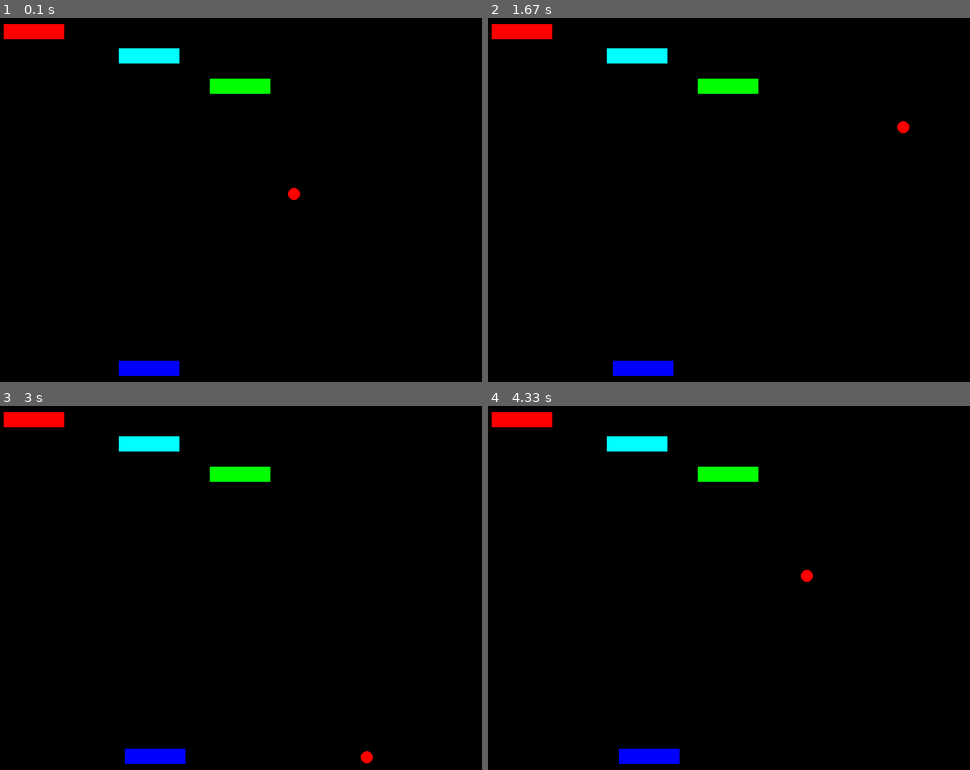
Above: before the commit, frames 1-4 (two rows, left to right).
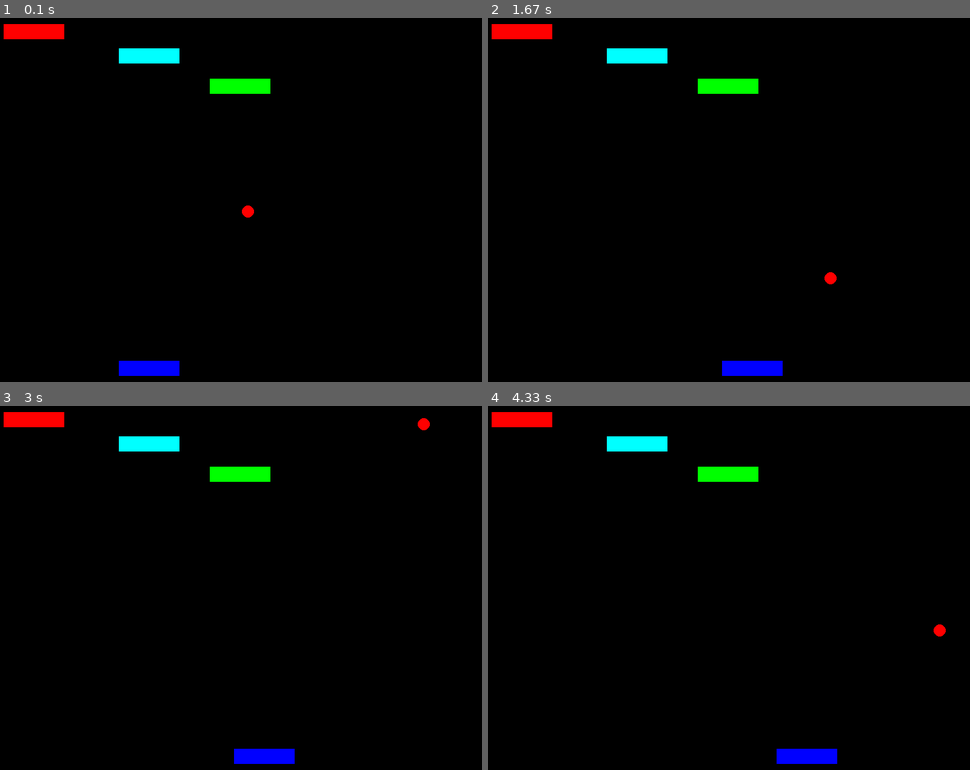
Above: after the commit, the same moments.

Repository: rayank77b/games
Game: pygame game, started from breakout/breakout.py
Two runs of this game, one before a commit and one after it. Both use one fixed random seed, a clock stepped at 60 frames per second and the inputs below.
Inputs:
- Up to frame 1 (0.1 s): no input
- Up to frame 2 (1.67 s): hold Right 0.33-0.8 s; hold Right 0.83-1.3 s; hold Left from 1.33 s (still down)
- Up to frame 3 (3 s): release Left at 1.87 s; hold Left 1.9-2.3 s; hold Right 2.33-2.97 s
- Up to frame 4 (4.33 s): hold Left 3-3.47 s; hold Right 3.5-3.97 s; hold Right from 4 s (still down)

The runs differ from the first frame. In frame 1, 0.1% of the frame differs, in the area x 50-63%, y 46-55%; in frame 2, 1.2%, in the area x 25-88%, y 28-99%; in frame 3, 1.2%; in frame 4, 1.2%.

Commit message:
moved moving in class

Diff:
--- a/breakout/breakout.py
+++ b/breakout/breakout.py
@@ -10,6 +10,7 @@
 BRICK_W = 100   # width
 BRICK_H = 25    # height
 BALL_R = 10     # radius
+X_POS = 200     # start position of player
 
 # Define colors
 WHITE =  (255, 255, 255)
@@ -27,12 +28,33 @@
         self.rect = self.surf.get_rect()
 
 class Ball(pygame.sprite.Sprite):
-    def __init__(self):
+    def __init__(self, vx, vy):
         super(Ball, self).__init__()
-        self.surf = pygame.Surface((BALL_R*2, BALL_R*2))
+        self.r = BALL_R
+        self.x = WIDTH/2
+        self.y = HEIGHT/2
+        self.vx = vx
+        self.vy = vy
+        self.pos = (self.x, self.y)
+        self.dt = clock.tick(FPS)
+        self.surf = pygame.Surface((self.r*2, self.r*2))
         self.surf.fill(BLACK)
-        pygame.draw.circle(self.surf, RED, (BALL_R, BALL_R), BALL_R)
+        pygame.draw.circle(self.surf, RED, (self.r, self.r), self.r)
         self.rect = self.surf.get_rect()
+
+    def hit(self):
+        if (self.x >= WIDTH-self.r*2) or (self.x <= 0):
+            self.vx *= -1
+        if (self.y >= HEIGHT-self.r*2) or (self.y <= 0):
+            self.vy *= -1
+
+    def move(self):
+        self.x += self.vx*self.dt
+        self.y += self.vy*self.dt
+        self.pos = (self.x, self.y)
+
+    def drawme(self, screen):
+        screen.blit(self.surf, self.pos)
 
 class Brick(pygame.sprite.Sprite):
     def __init__(self, hits=1):
@@ -50,13 +72,44 @@
         else:
             return GREEN
 
+    def drawme(self, screen):
+        screen.blit(self.surf, self.pos)
+
+
 class PlayerBrick(pygame.sprite.Sprite):
-    def __init__(self):
+    def __init__(self, x, y):
         super(PlayerBrick, self).__init__()
-        self.surf = pygame.Surface((BRICK_W, BRICK_H))
+        self.w = BRICK_W
+        self.h = BRICK_H
+        self.x = x
+        self.y = y
+        self.pos = (x,y)
+        self.keypressed = False
+        self.vx = 0
+        self.surf = pygame.Surface((self.w, self.h))
         self.surf.fill(BLUE)
         self.rect = self.surf.get_rect()
 
+    def keyevent(self, et, ek):
+        if et == KEYDOWN:
+            self.keypressed = True
+            if ek == K_RIGHT:
+                self.vx = 10
+            elif ek == K_LEFT:
+                self.vx = -10
+            else:
+                self.vx = 0       # falls andere taste
+        else:
+            self.keypressed = False
+            self.key = 0
+
+    def move(self):
+        if self.keypressed:
+            self.x += self.vx
+            self.pos = (self.x, self.y)
+
+    def drawme(self, screen):
+        screen.blit(self.surf, self.pos)
 
 # Initialize Pygame
 pygame.init()
@@ -65,44 +118,36 @@
 clock = pygame.time.Clock()
 
 background = Background()
-ball   = Ball()
-player = PlayerBrick()
+ball   = Ball(0.1, 0.3)
+player = PlayerBrick(X_POS, HEIGHT-BRICK_H-10)
 brick1 = Brick(3)
 brick2 = Brick(2)
 brick3 = Brick(1)
 
 gameOn = True
-X_POS = 200
-B_X   = 400
-B_Y   = 300
-V_X   = 1.2
-V_Y   = -0.3
 
 while gameOn:
     # get key event
     for event in pygame.event.get():
+        if event.type == KEYDOWN or event.type == KEYUP:
+            player.keyevent(event.type, event.key)
         if event.type == KEYDOWN:
-            if event.key == K_RIGHT:
-                X_POS = X_POS + 10
-            elif event.key == K_LEFT:
-                X_POS = X_POS - 10
-            elif event.key == K_q:
+            if event.key == K_q:
                 gameOn = False
         elif event.type == QUIT:
             gameOn = False
-    # calculate ball collision with wall
-    if (B_X >= WIDTH) or (B_X <= 0):
-        V_X *= -1
-    if (B_Y >= HEIGHT) or (B_Y <= 0):
-        V_Y *= -1
-    # calculate position of ball
-    dt = clock.tick(30)
-    B_X = B_X + V_X*dt
-    B_Y = B_Y + V_Y*dt
+
+    player.move()
+    # get ball collision with wall
+    ball.hit()
+    # move ball
+    ball.dt = clock.tick(FPS)
+    ball.move()
+
     # draw anything
     screen.blit(background.surf, (0, 0))
-    screen.blit(ball.surf, (B_X, B_Y))
-    screen.blit(player.surf, (X_POS, HEIGHT-BRICK_H-10))
+    ball.drawme(screen)
+    player.drawme(screen)
     screen.blit(brick1.surf, (10, 10))
     screen.blit(brick2.surf, (200, 50))
     screen.blit(brick3.surf, (350, 100))
